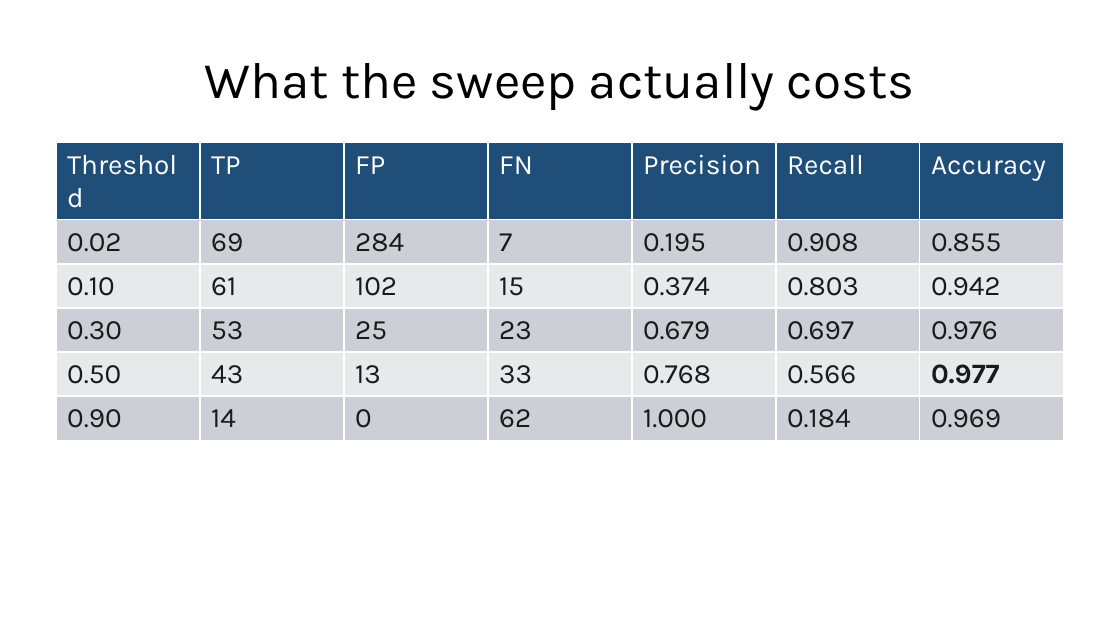
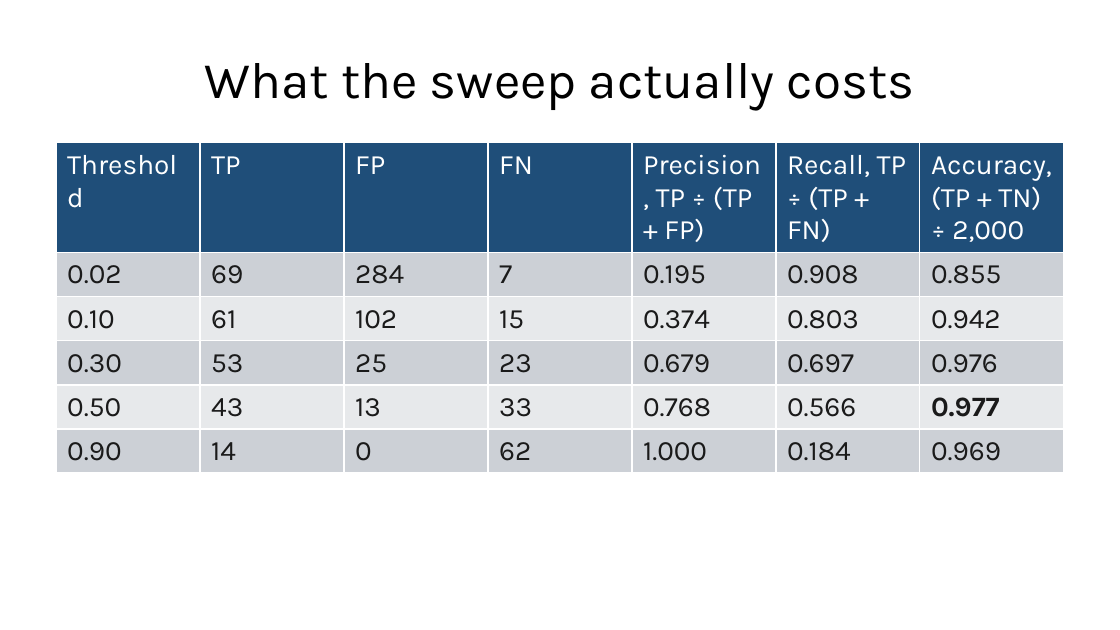
Before and after one commit to fabioantonini/technologies-for-artificial-intelligence, a slide deck: slide 39 of Lessons/04_classification_and_metrics/Slides/classification_and_metrics_slides.pptx. Drawn at 1120x630 pixels with LibreOffice and Linux fonts; fonts in the diff are those of the drawing; background and template pictures are left out. Boxes give left, top, right and bottom in pixels: in the first picture for what was removed or moved away, otherwise in the second. Text is boxed around its words. In the diff, an @@ line names an element or a change of style, - is before the commit and + after.

```diff
--- a/Lessons/04_classification_and_metrics/Slides/classification_and_metrics_slides.pptx
+++ b/Lessons/04_classification_and_metrics/Slides/classification_and_metrics_slides.pptx
@@ table at bbox=[56, 143, 1067, 559] @@
-row 1: Threshold | TP | FP | FN | Precision | Recall | Accuracy
+row 1: Threshold | TP | FP | FN | Precision, TP ÷ (TP + FP) | Recall, TP ÷ (TP + FN) | Accuracy, (TP + TN) ÷ 2,000
```
Also in this commit, not shown: 15 other slides changed, 5 other files.
